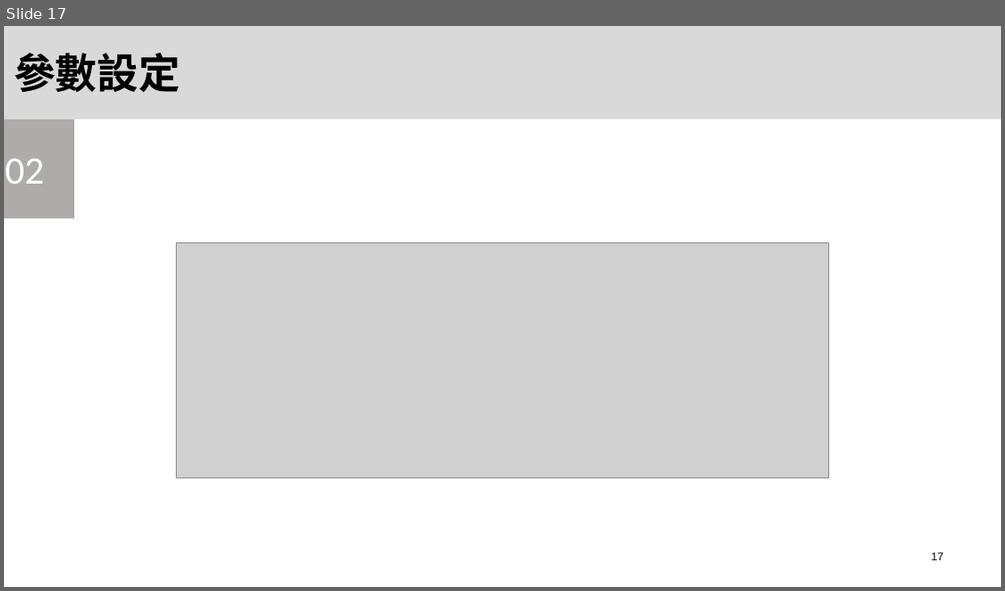
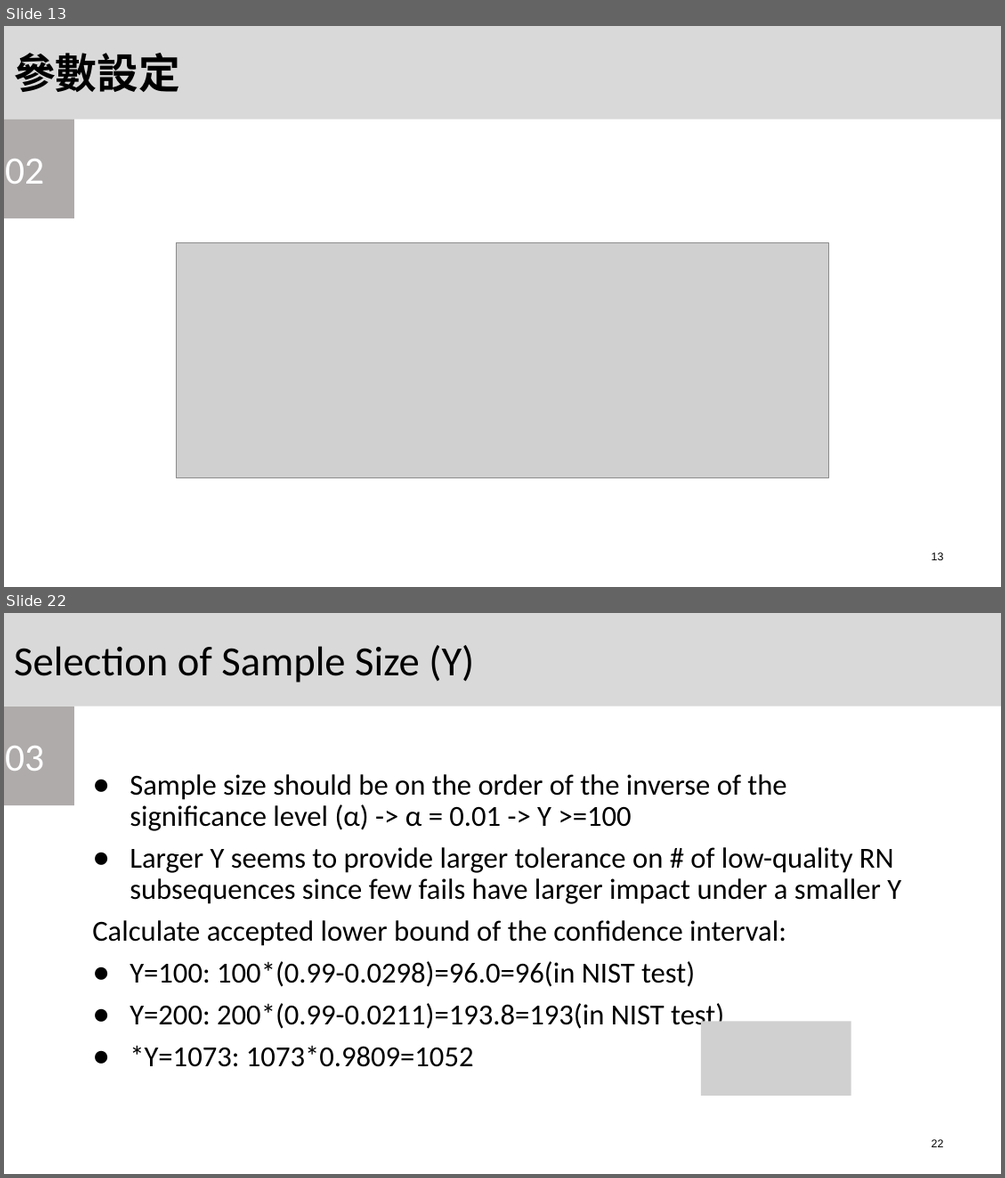
Before and after one commit to OYungShen/HardWare_Security_Final_project, a slide deck: Final.pptx. Shown one above the other, each under a label of ours: slide 17 before the commit, slides 13 and 22 after it; the slides between them are not shown. The pictures are 1005x591 and 1005x1178 pixels, drawn with LibreOffice and Linux fonts; fonts in the diff are those of the drawing; grey boxes stand for pictures. Boxes give left, top, right and bottom in pixels: in the first picture for what was removed or moved away, otherwise in the second. Text is boxed around its words. In the diff, an @@ line names an element or a change of style, - is before the commit and + after.

```diff
--- a/Final.pptx
+++ b/Final.pptx
@@ slide 22 added at bbox=[4, 613, 1001, 1174], background #FFFFFF @@
@@ rectangle added at bbox=[4, 613, 1001, 706], fill #D9D9D9, 40 pt, text #000000 @@
+Selection of Sample Size (Y)
@@ rectangle added at bbox=[4, 706, 74, 806], fill #AFABAB, 37.3 pt, text #FFFFFF @@
+03
@@ text added at bbox=[92, 774, 901, 1067], 28 pt, text #000000 @@
+● Sample size should be on the order of the inverse of the significance level (α) -> α = 0.01 -> Y >=100
+● Larger Y seems to provide larger tolerance on # of low-quality RN subsequences since few fails have larger impact under a smaller Y
+Calculate accepted lower bound of the confidence interval:
+● Y=100: 100*(0.99-0.0298)=96.0=96(in NIST test)
+● Y=200: 200*(0.99-0.0211)=193.8=193(in NIST test)
+● *Y=1073: 1073*0.9809=1052
@@ picture added at bbox=[701, 1022, 851, 1096] @@
@@ page number added at bbox=[931, 1139, 944, 1147], 10.7 pt, text #000000 @@
+22
@@ what was slide 17 is now slide 13 @@
@@ page number at bbox=[931, 552, 944, 560]: text changed @@
-17
+13
```
Also in this commit, not shown: 9 slides changed, 26 other slides added, 3 slides removed, 5 other files.
